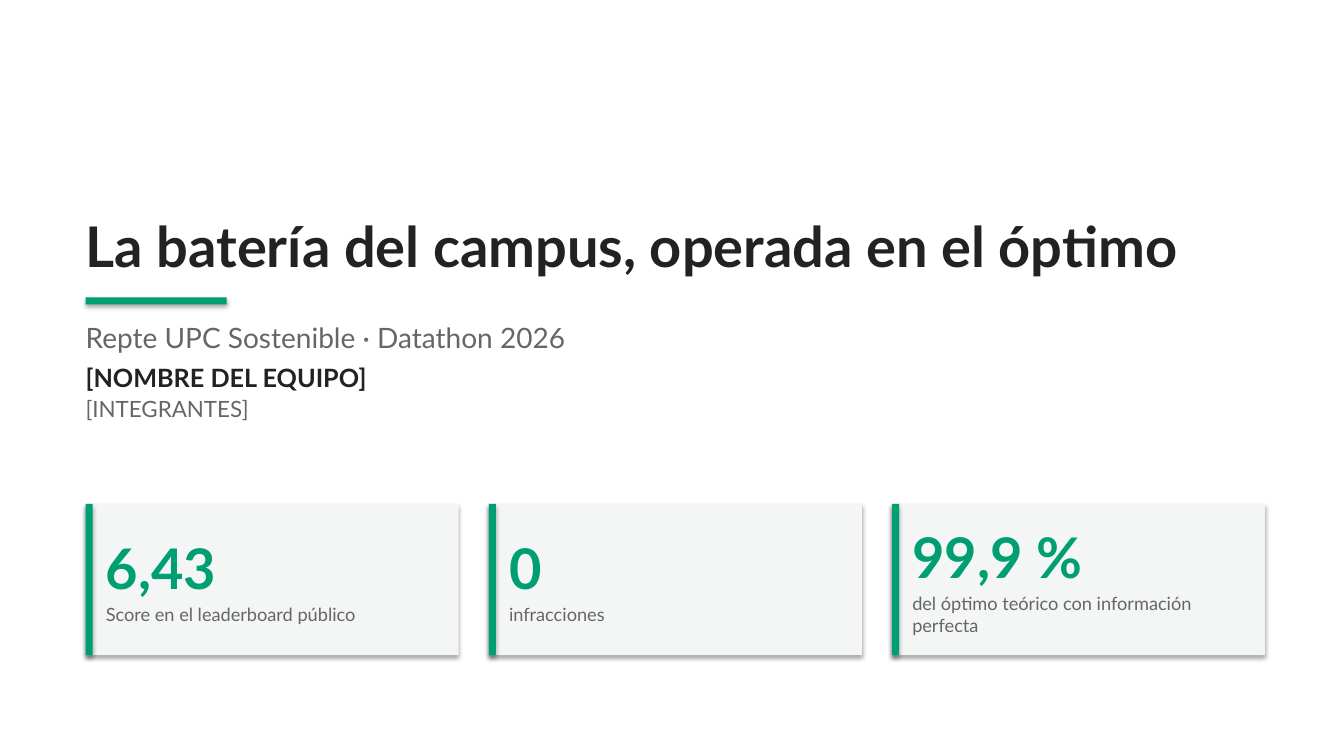
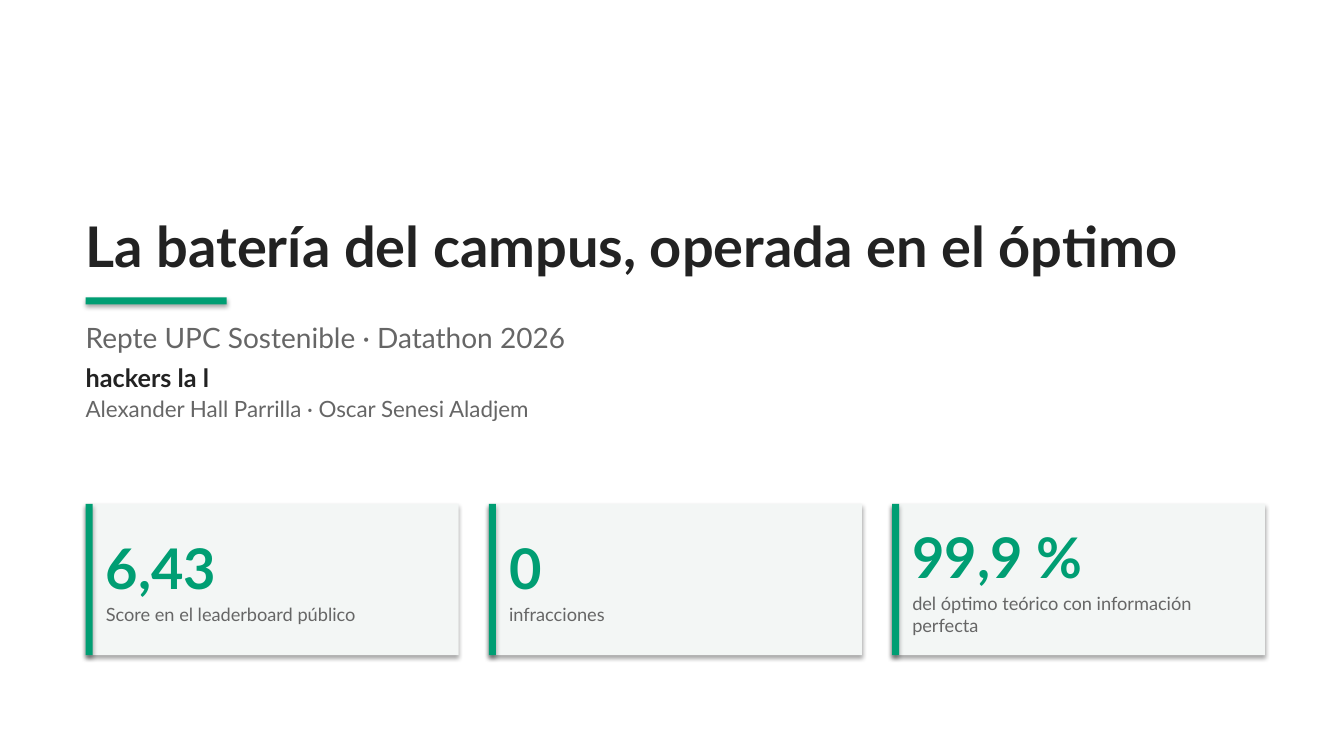
Before and after one commit to barnaredss/datathon2026, a slide deck: slide 1 of slides/presentacion.pptx. Drawn at 1344x756 pixels with LibreOffice and Linux fonts; fonts in the diff are those of the drawing. Boxes give left, top, right and bottom in pixels: in the first picture for what was removed or moved away, otherwise in the second. Text is boxed around its words. In the diff, an @@ line names an element or a change of style, - is before the commit and + after.

```diff
--- a/slides/presentacion.pptx
+++ b/slides/presentacion.pptx
@@ text at [86,368,529,421]: text changed; size 18 to 16 pt; text colour #222222 to #666666; bold off @@
-[NOMBRE DEL EQUIPO]
-[INTEGRANTES]
+hackers la l
+Alexander Hall Parrilla · Oscar Senesi Aladjem
```
Also in this commit, not shown: 17 other slides changed, 3 other files.
